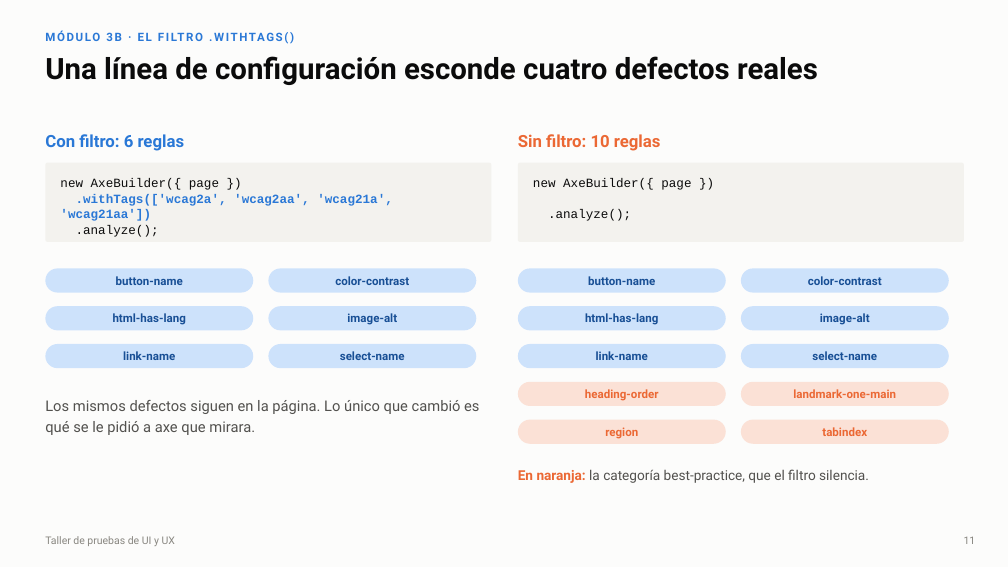
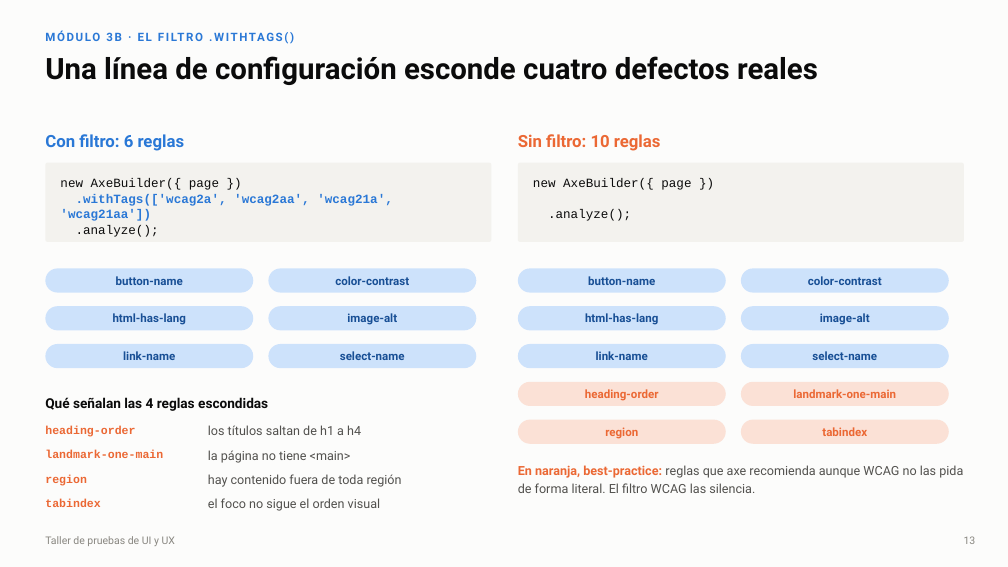
Before and after one commit to CesarAVegaF312/TYVS-Taller_Pruebas_de_UX, a slide deck: slide 13 of Pruebas de UI y UX.pptx (slide 11 before the commit). Drawn at 1008x567 pixels with LibreOffice and Linux fonts; fonts in the diff are those of the drawing. Boxes give left, top, right and bottom in pixels: in the first picture for what was removed or moved away, otherwise in the second. Text is boxed around its words. In the diff, an @@ line names an element or a change of style, - is before the commit and + after.

```diff
--- a/Pruebas de UI y UX.pptx
+++ b/Pruebas de UI y UX.pptx
@@ text at <box>45,397,268,411</box>: text changed; size 14 to 13 pt; text colour #52514E to #0B0B0B; bold on @@
-Los mismos defectos siguen en la página. Lo único que cambió es qué se le pidió a axe que mirara.
+Qué señalan las 4 reglas escondidas
@@ text added at <box>45,426,135,437</box>, 11 pt, text #EB6834, bold @@
+heading-order
@@ text added at <box>208,425,361,435</box>, 12 pt, text #52514E @@
+los títulos saltan de h1 a h4
@@ text added at <box>45,450,163,458</box>, 11 pt, text #EB6834, bold @@
+landmark-one-main
@@ text added at <box>45,475,87,486</box>, 11 pt, text #EB6834, bold @@
+region
@@ text added at <box>208,450,351,463</box>, 12 pt, text #52514E @@
+la página no tiene <main>
@@ text added at <box>208,474,402,487</box>, 12 pt, text #52514E @@
+hay contenido fuera de toda región
@@ text at <box>518,465,963,493</box>: text changed; size 13 to 12 pt @@
-En naranja: la categoría best-practice, que el filtro silencia.
+En naranja, best-practice: reglas que axe recomienda aunque WCAG no las pida de forma literal. El filtro WCAG las silencia.
@@ text added at <box>45,499,101,507</box>, 11 pt, text #EB6834, bold @@
+tabindex
@@ text added at <box>208,498,380,511</box>, 12 pt, text #52514E @@
+el foco no sigue el orden visual
@@ text at <box>964,536,976,544</box>: text changed @@
-11
+13
```
Also in this commit, not shown: 18 other slides changed, 2 slides added, 1 other file.
